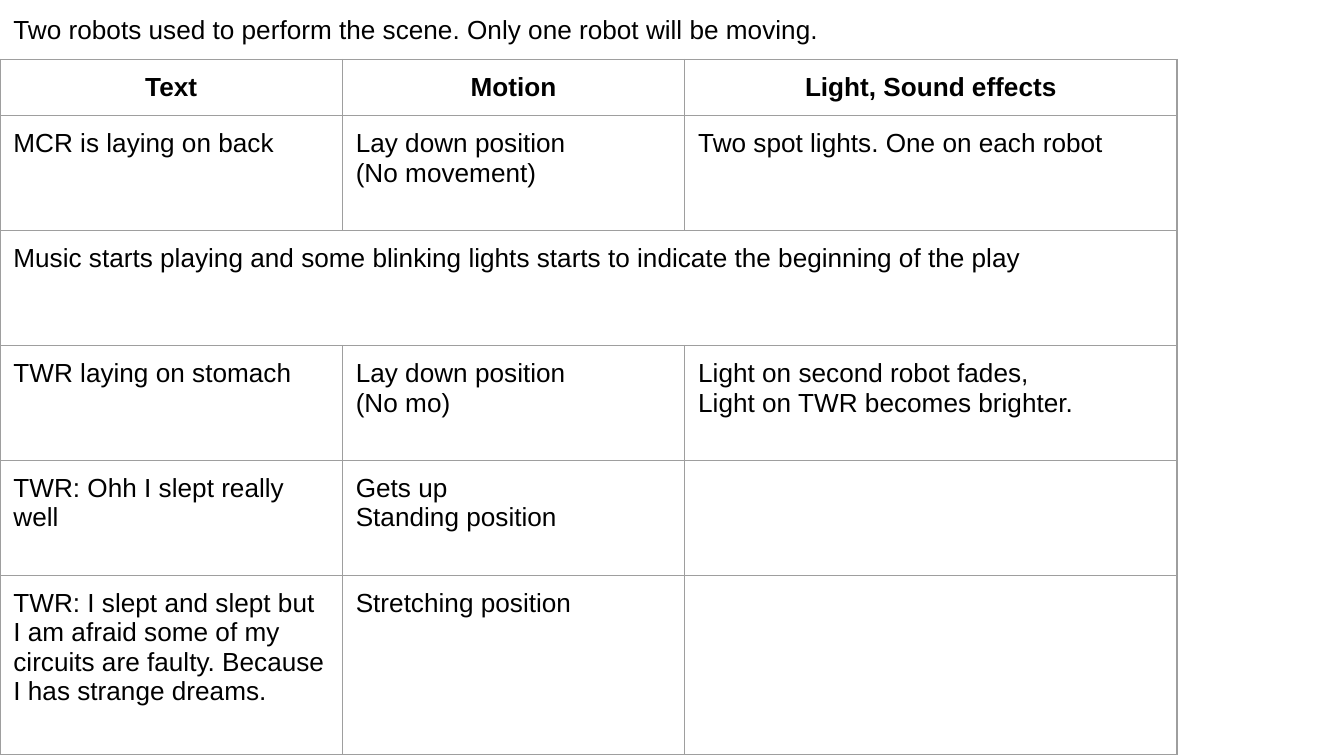
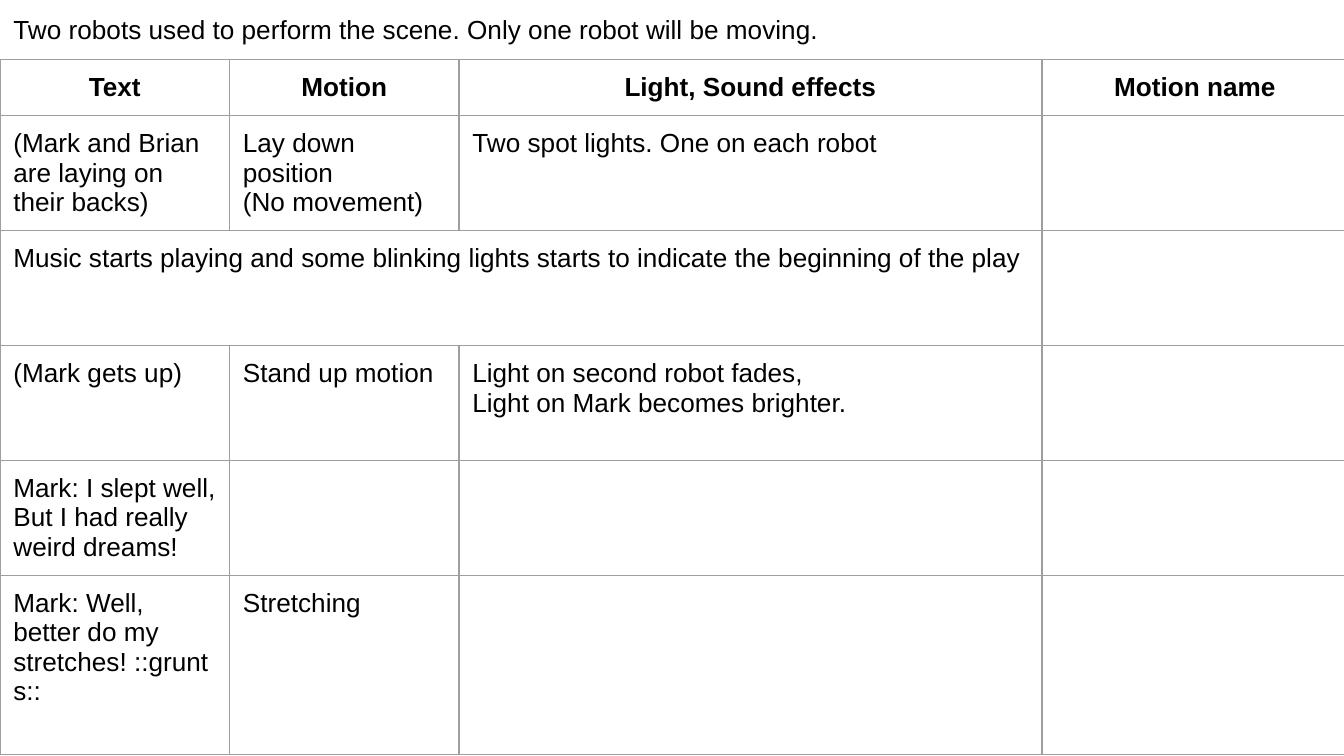
Before and after one commit to poanessa/RobotTheater2017, a slide deck: slide 2 of Capstone play_ Motion Library.pptx. Drawn at 1344x756 pixels with LibreOffice and Linux fonts; fonts in the diff are those of the drawing. Boxes give left, top, right and bottom in pixels: in the first picture for what was removed or moved away, otherwise in the second. Text is boxed around its words. In the diff, an @@ line names an element or a change of style, - is before the commit and + after.

```diff
--- a/Capstone play_ Motion Library.pptx
+++ b/Capstone play_ Motion Library.pptx
@@ table at [0, 59, 1344, 676] @@
-column 1: Text | MCR is laying on back | Music starts playing and some blinking lights starts to indicate the beginning of the play | TWR laying on stomach | TWR: Ohh I slept really well | TWR: I slept and slept but I am afraid some of my circuits are faulty. Because I has strange dreams.
-column 2: Motion | Lay down position / (No movement) |  | Lay down position / (No mo) | Gets up / Standing position | Stretching position
-column 3: Light, Sound effects | Two spot lights. One on each robot |  | Light on second robot fades, / Light on TWR becomes brighter. |  | 
+column 1: Text | (Mark and Brian are laying on their backs) | Music starts playing and some blinking lights starts to indicate the beginning of the play | (Mark gets up) | Mark: I slept well, But I had really weird dreams! | Mark: Well, better do my stretches! ::grunts::
+column 2: Motion | Lay down position / (No movement) |  | Stand up motion |  | Stretching
+column 3: Light, Sound effects | Two spot lights. One on each robot |  | Light on second robot fades, / Light on Mark becomes brighter. |  | 
+column 4: Motion name |  |  |  |  | 
@@ table: place and size @@
-table at [0, 59, 1177, 710]
+table at [0, 59, 1344, 676]
```
Also in this commit, not shown: 11 slides added, 9 slides removed.
